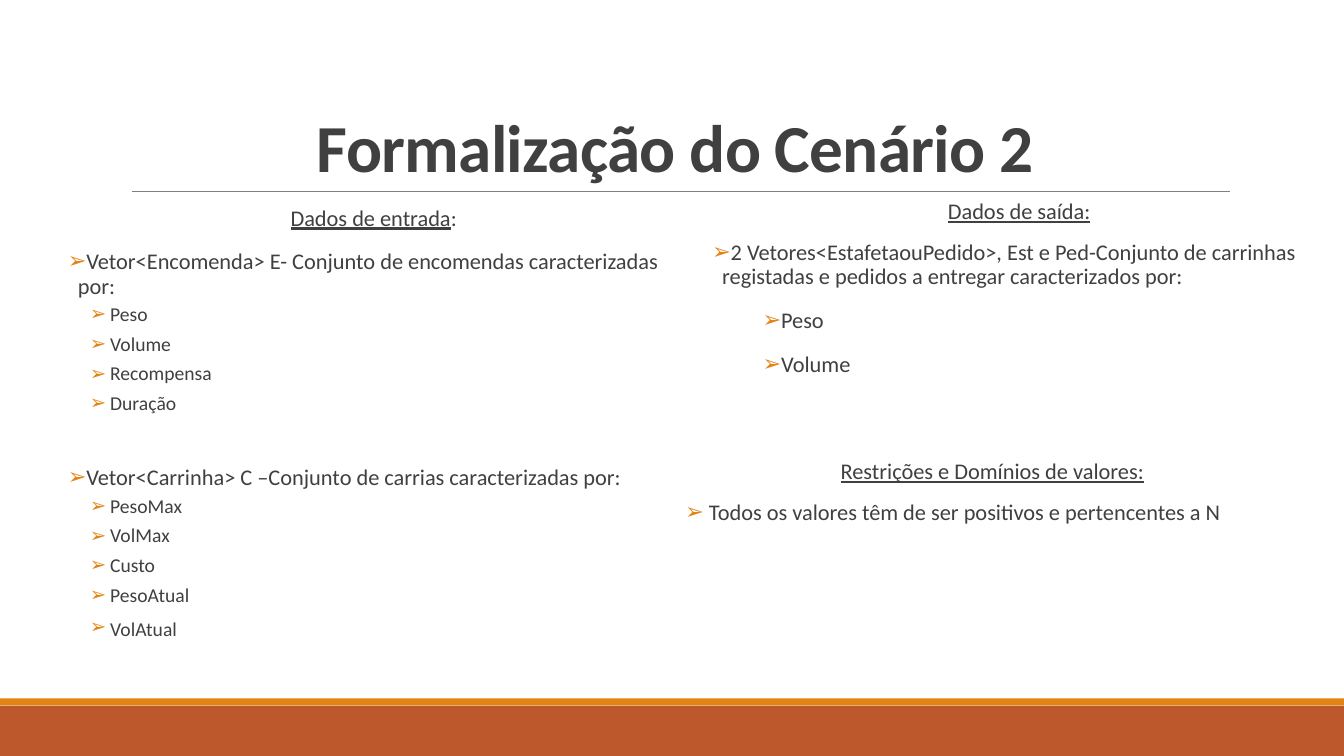
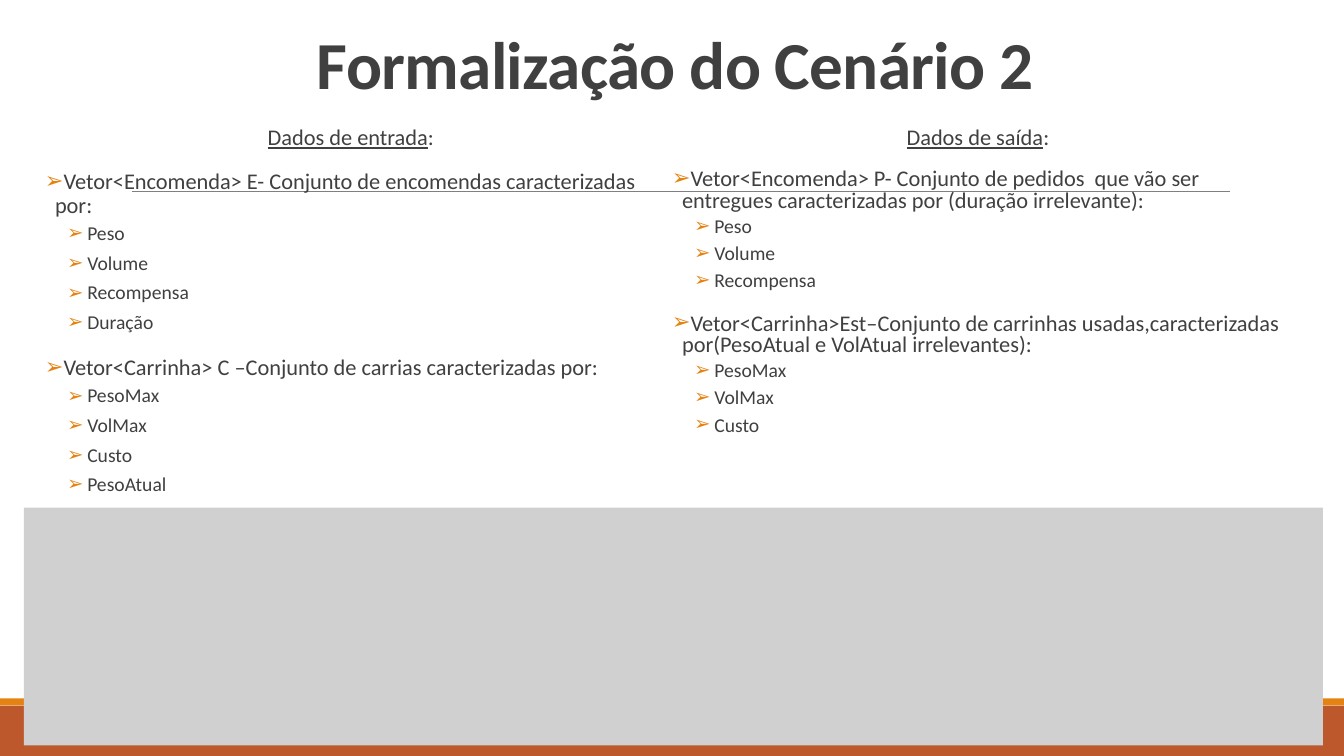
Before and after one commit to Miggs7/DA-Proj-22, a slide deck: slide 6 of Presentation/Logística Urbana para Entrega de Mercadorias.pptx (slide 5 before the commit). Drawn at 1344x756 pixels with LibreOffice and Linux fonts; fonts in the diff are those of the drawing; grey boxes stand for pictures. Boxes give left, top, right and bottom in pixels: in the first picture for what was removed or moved away, otherwise in the second. Text is boxed around its words. In the diff, an @@ line names an element or a change of style, - is before the commit and + after.

```diff
--- a/Presentation/Logística Urbana para Entrega de Mercadorias.pptx
+++ b/Presentation/Logística Urbana para Entrega de Mercadorias.pptx
@@ text "Formalização do Cenário 2" at [317, 42, 1034, 101]: line spacing 0.85 to 0.75 @@
@@ text "Dados de entrada:" rewrapped from [78, 210, 658, 636] to [55, 129, 635, 491] @@
@@ text added at [682, 129, 1279, 432], 16 pt, text #404040 @@
+Dados de saída:
+➢ Vetor<Encomenda> P- Conjunto de pedidos que vão ser entregues caracterizadas por (duração irrelevante):
+  ➢ Peso
+  ➢ Volume
+  ➢ Recompensa
+➢ Vetor<Carrinha>Est–Conjunto de carrinhas usadas,caracterizadas por(PesoAtual e VolAtual irrelevantes):
+  ➢ PesoMax
+  ➢ VolMax
+  ➢ Custo
@@ text removed at [722, 203, 1295, 372] @@
-Dados de saída:
-➢ 2 Vetores<EstafetaouPedido>, Est e Ped-Conjunto de carrinhas registadas e pedidos a entregar caracterizados por:
-  ➢ Peso
-  ➢ Volume
@@ text removed at [709, 463, 1220, 524] @@
-Restrições e Domínios de valores:
-➢ Todos os valores têm de ser positivos e pertencentes a N
@@ picture added at [24, 508, 1324, 746] @@
```
Also in this commit, not shown: 5 other slides changed, 2 slides added, 3 slides removed, 3 other files.
